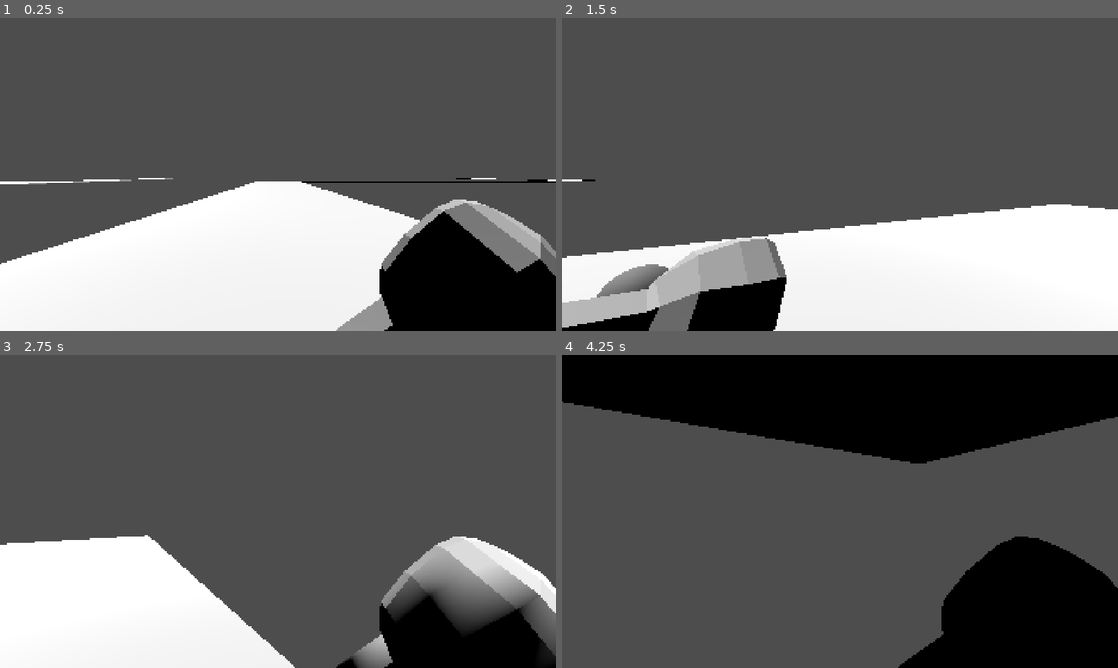
Above: before the commit, frames 1-4 (two rows, left to right).
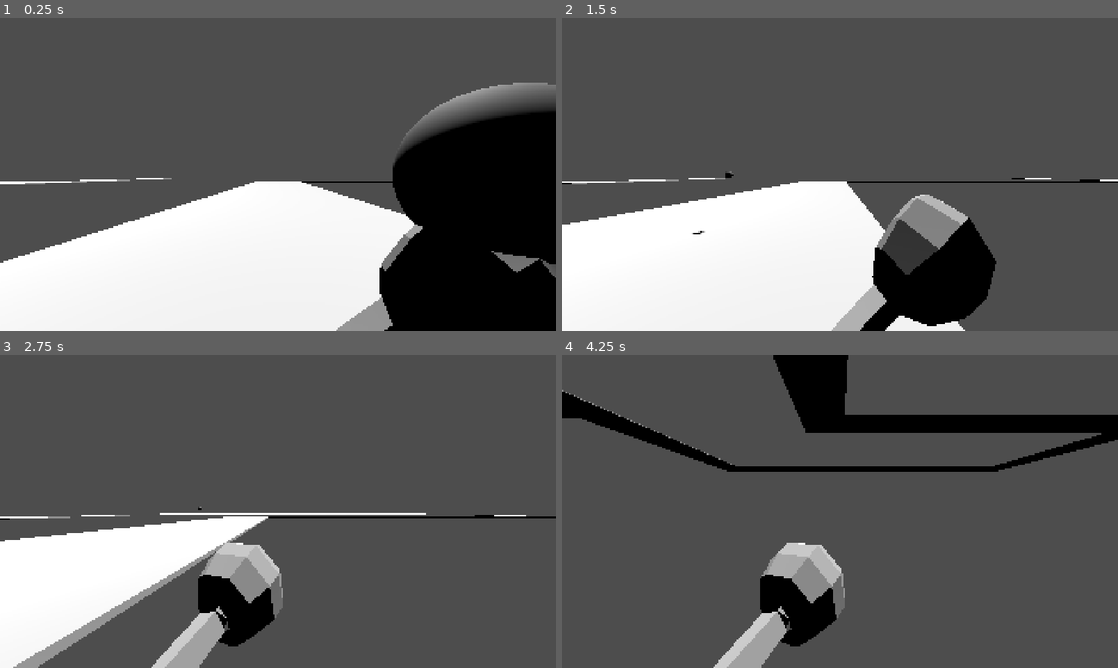
Above: after the commit, the same moments.

Repository: DHazardFenrir/NOTTenissForTwo
Game: Godot game, scene res://scenes/dungeon.tscn
The game is run twice, just before and just after one commit, with the same random seed, the same clock (stepped at 60 frames per second) and the same inputs.
Inputs (mouse positions are in pixels of both pictures, inside the frame that each line leads up to):
- Up to frame 1 (0.25 s): no input
- Up to frame 2 (1.5 s): tap Enter at 0.5 s; move the mouse to (962, 158) at 0.52 s; hold D (right) 0.53-1.28 s; click (962, 158) at 0.6 s; move the mouse to (728, 190) at 1.27 s; hold S (down) from 1.28 s (still down); click (728, 190) at 1.35 s
- Up to frame 3 (2.75 s): move the mouse to (333, 442) at 2.02 s; release S (down) at 2.03 s; hold D (right) from 2.03 s (still down); click (333, 442) at 2.1 s
- Up to frame 4 (4.25 s): move the mouse to (812, 574) at 2.77 s; release D (right) at 2.78 s; hold W (up) 2.78-3.53 s; click (812, 574) at 2.85 s; move the mouse to (1006, 558) at 3.52 s; hold A (left) from 3.53 s (still down); click (1006, 558) at 3.6 s

The runs differ from the first frame. In frame 1, 12% of the frame differs, in the area x 0-100%, y 20-94%; in frame 2, 34%; in frame 3, 24%; in frame 4, 40%, in the area x 0-100%, y 0-100%.

Commit message:
ball works

Diff:
--- a/Racket.gd
+++ /dev/null
@@ -1,87 +0,0 @@
-extends Node3D
-
-var reset_pos: Vector3
-var reset_rot: Vector3
-var tween : Tween
-var busy:= false
-var blocking:= false
-var next_is_reverse:= false
-
-@export var hit_range:= 3.0
-@export var hit_power:= 15.0
-
-func _ready():
-	reset_pos = position
-	reset_rot = rotation_degrees
-	print("Racket Ready", reset_pos)
-
-func _unhandled_input(event):
-	if event is InputEventMouseButton:
-
-		if event.button_index == MOUSE_BUTTON_LEFT and event.pressed:
-			if not busy and not blocking:
-				if next_is_reverse:
-					reverse()
-				else:
-					swing()
-				next_is_reverse = not next_is_reverse
-
-
-		if event.button_index == MOUSE_BUTTON_RIGHT:
-			if event.pressed:
-				shield_up()
-			else:
-				shield_down()
-
-
-func swing():
-	busy = true
-	new_tween()
-	add_step(Vector3(0.1,0.1,0.15), Vector3(0,-40,60),0.10)
-	tween.tween_callback(hit_balls)
-	add_step(Vector3(-0.5,0.1,0.0), Vector3(0,90,60),0.14)
-	add_step(Vector3(-0.5,0.1,0.0), Vector3(0,90,60),0.14)
-	add_step(Vector3.ZERO, Vector3.ZERO, 0.2)
-	tween.tween_callback(func():busy=false)
-
-func reverse():
-	busy = true
-	new_tween()
-	add_step(Vector3(-0.6, 0.1, 0.15), Vector3(0, 40, 60), 0.10)
-	tween.tween_callback(hit_balls)
-	add_step(Vector3(-0.5,0.1,0.0), Vector3(0,90,60),0.14)
-	add_step(Vector3(0.0, 0.1, 0.0), Vector3(0, -90, 60), 0.14)
-	add_step(Vector3.ZERO, Vector3.ZERO, 0.2)
-	tween.tween_callback(func(): busy = false)
-
-func shield_up():
-	blocking = true
-	busy = false
-	new_tween()
-	add_step(Vector3(-0.3,0.25,0.0), Vector3(0,0,90),0.1)
-
-func shield_down():
-	blocking = false
-	new_tween()
-	add_step(Vector3.ZERO, Vector3.ZERO, 0.12)
-
-func add_step(pos_off: Vector3, rot_off:Vector3, time:float):
-	tween.tween_property(self, "position",reset_pos +pos_off, time)
-	tween.parallel().tween_property(self, "rotation_degrees", reset_rot+rot_off, time)
-
-func new_tween():
-	if tween:
-		tween.kill()
-	tween = create_tween()
-
-func hit_balls():
-	var cam:= get_viewport().get_camera_3d()
-	var forward := -cam.global_basis.z
-	for ball in get_tree().get_nodes_in_group("ball"):
-		var to_ball: Vector3 = ball.global_position - cam.global_position
-		if to_ball.length() < hit_range and to_ball.normalized().dot(forward) > 0.3:
-			var dir:= forward
-			if is_instance_valid(ball.thrower):
-				dir = (ball.thrower.global_position + Vector3.UP *  0.5 - ball.global_position).normalized()
-				ball.linear_velocity = dir * hit_power
-				ball.reflected = true
--- a/player.gd
+++ /dev/null
@@ -1,27 +0,0 @@
-extends CharacterBody3D
-
-@export var speed := 6.0
-@export var turn_speed := 150.0   # grados por segundo
-@export var gravity := 20.0
-
-func _physics_process(delta):
-	# Girar con izquierda/derecha
-	var turn := Input.get_axis("right", "left")
-	rotate_y(deg_to_rad(turn * turn_speed * delta))
-
-	# "Adelante" = hacia donde mira la cámara (sin inclinación)
-	var cam := get_viewport().get_camera_3d()
-	var fwd := -cam.global_basis.z
-	fwd.y = 0
-	fwd = fwd.normalized()
-
-	var forward := Input.get_axis("down", "up")
-	var dir := fwd * forward
-
-	velocity.x = dir.x * speed
-	velocity.z = dir.z * speed
-
-	if not is_on_floor():
-		velocity.y -= gravity * delta
-
-	move_and_slide()
--- a/project.godot
+++ b/project.godot
@@ -26,6 +26,9 @@
 
 PongPaddle="Paddles in Pong world"
 PongOut="The outside limits for pong (for scoring)"
+Player="Player character (in 3d)"
+Actors="Nodes that are either players, enemies, bosses, npc's."
+Ball="Ball objects (in 3d)"
 
 [input]
 
--- a/ball.gd
+++ b/scenes/Ball/ball.gd
@@ -6,16 +6,17 @@
 func _ready() -> void:
 	add_to_group("ball")
 	body_entered.connect(_on_body_entered)
-	get_tree().create_timer(8.0).timeout.connect(queue_free)
+	#get_tree().create_timer(8.0).timeout.connect(queue_free)
 
 func _on_body_entered(body):
-	if reflected and body.is_in_group("enemy"):
-		 # -- damage ---
-		queue_free()
-	elif not reflected and body.is_in_group("player"):
-		# -- damage --
-		queue_free()
-
+	#print("Entering ", body.name)
+	#if body.is_in_group("Actors"):
+		#print(body)
+		#var away = global_position - body.global_position
+		#print(away)
+		#var direction = away.normalized()
+		#apply_central_impulse(direction * 1)
+	pass
 
 # Called every frame. 'delta' is the elapsed time since the previous frame.
 func _process(delta: float) -> void:
--- a/scenes/ball.tscn
+++ b/scenes/Ball/ball.tscn
@@ -1,11 +1,6 @@
 [gd_scene format=3 uid="uid://b52p6bx8nl548"]
 
-[ext_resource type="Script" uid="uid://b8t0t6ycj3ccn" path="res://ball.gd" id="1_7s4qf"]
-
-[sub_resource type="PhysicsMaterial" id="PhysicsMaterial_um4cd"]
-friction = 0.2
-bounce = 0.9
-absorbent = true
+[ext_resource type="Script" uid="uid://b8t0t6ycj3ccn" path="res://scenes/Ball/ball.gd" id="1_7s4qf"]
 
 [sub_resource type="SphereMesh" id="SphereMesh_3uqnd"]
 radius = 0.15
@@ -14,8 +9,10 @@
 [sub_resource type="SphereShape3D" id="SphereShape3D_3uqnd"]
 radius = 0.2
 
-[node name="Ball" type="RigidBody3D" unique_id=2122994294]
-physics_material_override = SubResource("PhysicsMaterial_um4cd")
+[node name="Ball" type="RigidBody3D" unique_id=2122994294 groups=["Ball"]]
+axis_lock_linear_y = true
+axis_lock_angular_y = true
+mass = 0.1
 gravity_scale = 0.0
 continuous_cd = true
 contact_monitor = true
--- a/scenes/ClassicPong/World/pong_world.tscn
+++ b/scenes/ClassicPong/World/pong_world.tscn
@@ -962,7 +962,7 @@
 debug_color = Color(0.97269136, 0, 0.44259292, 0.41960785)
 
 [node name="NormalGameTimer" type="Timer" parent="." unique_id=969085250]
-wait_time = 20.0
+wait_time = 30.0
 one_shot = true
 autostart = true
 
--- /dev/null
+++ b/scenes/Player/player.gd
@@ -0,0 +1,44 @@
+extends CharacterBody3D
+
+@export var speed := 6.0
+@export var turn_speed := 150.0   # grados por segundo
+@export var gravity := 20.0
+@export var swinging := false
+@export var swingPower := 1.0
+@onready var animation_player: AnimationPlayer = $AnimationPlayer
+
+func _physics_process(delta):
+	# Girar con izquierda/derecha
+	#var turn := Input.get_axis("right", "left")
+	#rotate_y(deg_to_rad(turn * turn_speed * delta))
+
+	# "Adelante" = hacia donde mira la cámara (sin inclinación)
+	var cam := get_viewport().get_camera_3d()
+	#var fwd := -cam.global_basis.z
+	#fwd.y = 0
+	#fwd = fwd.normalized()
+
+	var input_dir : Vector2 = Input.get_vector("left", "right", "up", "down")
+	var direction: Vector3 = (transform.basis * Vector3(input_dir.x, 0, input_dir.y)).normalized()
+
+	velocity.x = direction.x * speed
+	velocity.z = direction.z * speed
+
+	if not is_on_floor():
+		velocity.y -= gravity * delta
+	if Input.is_action_just_pressed("attack"):
+		_swing()
+	move_and_slide()
+
+func _swing() -> void:
+	animation_player.play("Swing")
+
+
+func _on_hitbox_body_entered(body: Node3D) -> void:
+	print(body)
+	if body.is_in_group("Ball"):
+		var dir := -global_basis.z          # player's facing direction
+		dir.y = 0.2                         # optional slight lift
+		body.linear_velocity = Vector3.ZERO # stop it so the hit feels consistent
+		body.apply_central_impulse(dir.normalized() * swingPower)
+		body.reflected = true
--- /dev/null
+++ b/scenes/Player/player.tscn
@@ -0,0 +1,152 @@
+[gd_scene format=3 uid="uid://bdcbl87t7lit2"]
+
+[ext_resource type="Script" uid="uid://bbr5imiyyjbpr" path="res://scenes/Player/player.gd" id="1_gqjuk"]
+[ext_resource type="PackedScene" uid="uid://be6upmxpw36i8" path="res://SM_Prop_Lute_01.fbx" id="2_c4h5g"]
+[ext_resource type="Script" uid="uid://cwgbm60wxxkai" path="res://scenes/Racket/Racket.gd" id="3_uiqp4"]
+
+[sub_resource type="CapsuleShape3D" id="CapsuleShape3D_3uqnd"]
+
+[sub_resource type="CapsuleMesh" id="CapsuleMesh_3uqnd"]
+
+[sub_resource type="Animation" id="Animation_gqjuk"]
+length = 0.001
+tracks/0/type = "value"
+tracks/0/imported = false
+tracks/0/enabled = true
+tracks/0/path = NodePath("Head/Camera3D/SM_Prop_Lute_01:position")
+tracks/0/interp = 1
+tracks/0/loop_wrap = true
+tracks/0/keys = {
+"times": PackedFloat32Array(0),
+"transitions": PackedFloat32Array(1),
+"update": 0,
+"values": [Vector3(0.201, -0.33356416, -0.42691714)]
+}
+tracks/1/type = "value"
+tracks/1/imported = false
+tracks/1/enabled = true
+tracks/1/path = NodePath("Head/Camera3D/SM_Prop_Lute_01:rotation")
+tracks/1/interp = 1
+tracks/1/loop_wrap = true
+tracks/1/keys = {
+"times": PackedFloat32Array(0),
+"transitions": PackedFloat32Array(1),
+"update": 0,
+"values": [Vector3(-0.3124139, -3.138102, -2.2985985)]
+}
+tracks/2/type = "value"
+tracks/2/imported = false
+tracks/2/enabled = true
+tracks/2/path = NodePath(".:swinging")
+tracks/2/interp = 1
+tracks/2/loop_wrap = true
+tracks/2/keys = {
+"times": PackedFloat32Array(0),
+"transitions": PackedFloat32Array(1),
+"update": 1,
+"values": [false]
+}
+tracks/3/type = "value"
+tracks/3/imported = false
+tracks/3/enabled = true
+tracks/3/path = NodePath("Hitbox:monitoring")
+tracks/3/interp = 1
+tracks/3/loop_wrap = true
+tracks/3/keys = {
+"times": PackedFloat32Array(0),
+"transitions": PackedFloat32Array(1),
+"update": 1,
+"values": [false]
+}
+
+[sub_resource type="Animation" id="Animation_c4h5g"]
+resource_name = "Swing"
+tracks/0/type = "value"
+tracks/0/imported = false
+tracks/0/enabled = true
+tracks/0/path = NodePath("Head/Camera3D/SM_Prop_Lute_01:position")
+tracks/0/interp = 1
+tracks/0/loop_wrap = true
+tracks/0/keys = {
+"times": PackedFloat32Array(0, 0.2039536, 0.6011264, 1),
+"transitions": PackedFloat32Array(1, 1, 1, 1),
+"update": 0,
+"values": [Vector3(0.201, -0.33356416, -0.42691714), Vector3(0.18058494, -0.21979785, -0.50852054), Vector3(-0.1690087, -0.27655947, -0.44486892), Vector3(0.201, -0.33356416, -0.42691714)]
+}
+tracks/1/type = "value"
+tracks/1/imported = false
+tracks/1/enabled = true
+tracks/1/path = NodePath("Head/Camera3D/SM_Prop_Lute_01:rotation")
+tracks/1/interp = 1
+tracks/1/loop_wrap = true
+tracks/1/keys = {
+"times": PackedFloat32Array(0, 0.2039536, 0.6011264, 1),
+"transitions": PackedFloat32Array(1, 1, 1, 1),
+"update": 0,
+"values": [Vector3(-0.3124139, -3.138102, -2.2985985), Vector3(0.53482676, -2.7416782, -2.4174054), Vector3(0.3856244, -1.8984424, -1.729408), Vector3(-0.3124139, -3.138102, -2.2985985)]
+}
+tracks/2/type = "value"
+tracks/2/imported = false
+tracks/2/enabled = true
+tracks/2/path = NodePath(".:swinging")
+tracks/2/interp = 1
+tracks/2/loop_wrap = true
+tracks/2/keys = {
+"times": PackedFloat32Array(0, 0.2, 0.6, 1),
+"transitions": PackedFloat32Array(1, 1, 1, 1),
+"update": 1,
+"values": [false, true, false, false]
+}
+tracks/3/type = "value"
+tracks/3/imported = false
+tracks/3/enabled = true
+tracks/3/path = NodePath("Hitbox:monitoring")
+tracks/3/interp = 1
+tracks/3/loop_wrap = true
+tracks/3/keys = {
+"times": PackedFloat32Array(0, 0.2, 0.6, 1),
+"transitions": PackedFloat32Array(1, 1, 1, 1),
+"update": 1,
+"values": [false, true, false, false]
+}
+
+[sub_resource type="AnimationLibrary" id="AnimationLibrary_uiqp4"]
+_data = {
+&"RESET": SubResource("Animation_gqjuk"),
+&"Swing": SubResource("Animation_c4h5g")
+}
+
+[sub_resource type="BoxShape3D" id="BoxShape3D_5y5st"]
+size = Vector3(3, 1.5, 2)
+
+[node name="Player" type="CharacterBody3D" unique_id=907270912 groups=["Actors", "Player"]]
+script = ExtResource("1_gqjuk")
+
+[node name="CollisionShape3D" type="CollisionShape3D" parent="." unique_id=153138377]
+shape = SubResource("CapsuleShape3D_3uqnd")
+
+[node name="MeshInstance3D" type="MeshInstance3D" parent="." unique_id=2111521639]
+mesh = SubResource("CapsuleMesh_3uqnd")
+
+[node name="Head" type="Node3D" parent="." unique_id=1588145066]
+
+[node name="Camera3D" type="Camera3D" parent="Head" unique_id=1592888888]
+transform = Transform3D(1, 0, 0, 0, 1, 0, 0, 0, 1, 0, 0.5, -0.5)
+
+[node name="SM_Prop_Lute_01" parent="Head/Camera3D" unique_id=1832657628 instance=ExtResource("2_c4h5g")]
+transform = Transform3D(0.33221257, -0.2578348, -0.0024247882, -0.35524836, -0.21839508, 0.22437032, -0.1159024, -0.069640115, -0.6946597, 0.201, -0.33356416, -0.42691714)
+script = ExtResource("3_uiqp4")
+
+[node name="AnimationPlayer" type="AnimationPlayer" parent="." unique_id=370463886 groups=["Actors", "Player"]]
+callback_mode_process = 0
+libraries/ = SubResource("AnimationLibrary_uiqp4")
+
+[node name="Hitbox" type="Area3D" parent="." unique_id=2120845986 groups=["Actors", "Player"]]
+transform = Transform3D(1, 0, 0, 0, 1, 0, 0, 0, 1, 0, 0.46055126, -1.7616208)
+monitoring = false
+
+[node name="CollisionShape3D" type="CollisionShape3D" parent="Hitbox" unique_id=841061637 groups=["Actors", "Player"]]
+shape = SubResource("BoxShape3D_5y5st")
+debug_color = Color(0.57812035, 0.9980262, 0.32417992, 0.41960785)
+
+[connection signal="body_entered" from="Hitbox" to="." method="_on_hitbox_body_entered"]
--- /dev/null
+++ b/scenes/Racket/Racket.gd
@@ -0,0 +1,89 @@
+# Lo lamento gold, voy a probar animations
+extends Node3D
+#
+#var reset_pos: Vector3
+#var reset_rot: Vector3
+#var tween : Tween
+#var busy:= false
+#var blocking:= false
+#var next_is_reverse:= false
+#
+#@export var hit_range:= 3.0
+#@export var hit_power:= 15.0
+#
+#func _ready():
+	#reset_pos = position
+	#reset_rot = rotation_degrees
+	#print("Racket Ready", reset_pos)
+#
+#func _unhandled_input(event):
+	#if event is InputEventMouseButton:
+#
+		#if event.button_index == MOUSE_BUTTON_LEFT and event.pressed:
+			#if not busy and not blocking:
+				#if next_is_reverse:
+					#reverse()
+				#else:
+					#swing()
+				#next_is_reverse = not next_is_reverse
+#
+#
+		#if event.button_index == MOUSE_BUTTON_RIGHT:
+			#if event.pressed:
+				#shield_up()
+			#else:
+				#shield_down()
+#
+#
+#func swing():
+	#busy = true
+	#new_tween()
+	#add_step(Vector3(0.1,0.1,0.15), Vector3(0,-40,60),0.10)
+	#tween.tween_callback(hit_balls)
+	#add_step(Vector3(-0.5,0.1,0.0), Vector3(0,90,60),0.14)
+	#add_step(Vector3(-0.5,0.1,0.0), Vector3(0,90,60),0.14)
+	#add_step(Vector3.ZERO, Vector3.ZERO, 0.2)
+	#tween.tween_callback(func():busy=false)
+#
+#func reverse():
+	#busy = true
+	#new_tween()
+	#add_step(Vector3(-0.6, 0.1, 0.15), Vector3(0, 40, 60), 0.10)
+	#tween.tween_callback(hit_balls)
+	#add_step(Vector3(-0.5,0.1,0.0), Vector3(0,90,60),0.14)
+	#add_step(Vector3(0.0, 0.1, 0.0), Vector3(0, -90, 60), 0.14)
+	#add_step(Vector3.ZERO, Vector3.ZERO, 0.2)
+	#tween.tween_callback(func(): busy = false)
+#
+#func shield_up():
+	#blocking = true
+	#busy = false
+	#new_tween()
+	#add_step(Vector3(-0.3,0.25,0.0), Vector3(0,0,90),0.1)
+#
+#func shield_down():
+	#blocking = false
+	#new_tween()
+	#add_step(Vector3.ZERO, Vector3.ZERO, 0.12)
+	#
+#func add_step(pos_off: Vector3, rot_off:Vector3, time:float):
+	#tween.tween_property(self, "position",reset_pos +pos_off, time)
+	#tween.parallel().tween_property(self, "rotation_degrees", reset_rot+rot_off, time)
+#
+#func new_tween():
+	#if tween:
+		#tween.kill()
+	#tween = create_tween()
+#
+#func hit_balls():
+	#var cam:= get_viewport().get_camera_3d()
+	#var forward := -cam.global_basis.z
+	#for ball in get_tree().get_nodes_in_group("ball"):
+		#var to_ball: Vector3 = ball.global_position - cam.global_position
+		#if to_ball.length() < hit_range and to_ball.normalized().dot(forward) > 0.3:
+			#var dir:= forward
+			#if is_instance_valid(ball.thrower):
+				#dir = (ball.thrower.global_position + Vector3.UP *  0.5 - ball.global_position).normalized()
+				#ball.linear_velocity = dir * hit_power
+				#ball.reflected = true
+	#
--- /dev/null
+++ b/scenes/Racket/racket.tscn
@@ -0,0 +1,5 @@
+[gd_scene format=3 uid="uid://ejdqv2b1g4fb"]
+
+[ext_resource type="PackedScene" uid="uid://be6upmxpw36i8" path="res://SM_Prop_Lute_01.fbx" id="1_d608r"]
+
+[node name="Racket" unique_id=1832657628 instance=ExtResource("1_d608r")]
--- a/scenes/dungeon.tscn
+++ b/scenes/dungeon.tscn
@@ -1,9 +1,7 @@
 [gd_scene format=3 uid="uid://bsq560ndbg7dt"]
 
-[ext_resource type="Script" uid="uid://bbr5imiyyjbpr" path="res://player.gd" id="1_ubp1v"]
-[ext_resource type="PackedScene" uid="uid://be6upmxpw36i8" path="res://SM_Prop_Lute_01.fbx" id="2_c4wp1"]
-[ext_resource type="Script" uid="uid://cwgbm60wxxkai" path="res://Racket.gd" id="3_fpimf"]
-[ext_resource type="PackedScene" uid="uid://b52p6bx8nl548" path="res://scenes/ball.tscn" id="4_0wj4k"]
+[ext_resource type="PackedScene" uid="uid://bdcbl87t7lit2" path="res://scenes/Player/player.tscn" id="1_c4wp1"]
+[ext_resource type="PackedScene" uid="uid://b52p6bx8nl548" path="res://scenes/Ball/ball.tscn" id="4_0wj4k"]
 
 [sub_resource type="BoxShape3D" id="BoxShape3D_um4cd"]
 size = Vector3(14, 1, 11.520508)
@@ -11,10 +9,6 @@
 [sub_resource type="BoxMesh" id="BoxMesh_1oshd"]
 
 [sub_resource type="StandardMaterial3D" id="StandardMaterial3D_um4cd"]
-
-[sub_resource type="CapsuleShape3D" id="CapsuleShape3D_3uqnd"]
-
-[sub_resource type="CapsuleMesh" id="CapsuleMesh_3uqnd"]
 
 [node name="Dungeon" type="Node3D" unique_id=652314026]
 
@@ -610,26 +604,10 @@
 transform = Transform3D(-0.8660254, -0.43301278, 0.25, 0, 0.49999997, 0.86602545, -0.50000006, 0.75, -0.43301266, 5.742964, 4.804682, 0)
 shadow_enabled = true
 
-[node name="Player" type="CharacterBody3D" parent="." unique_id=2059101078]
-transform = Transform3D(1, 0, 0, 0, 1, 0, 0, 0, 1, 0, -0.22263336, 0)
-script = ExtResource("1_ubp1v")
-
-[node name="CollisionShape3D" type="CollisionShape3D" parent="Player" unique_id=1538749170]
-transform = Transform3D(1, 0, 0, 0, 1, 0, 0, 0, 1, 0, 1.2484818, 0)
-shape = SubResource("CapsuleShape3D_3uqnd")
-
-[node name="MeshInstance3D" type="MeshInstance3D" parent="Player" unique_id=1727999637]
-transform = Transform3D(1, 0, 0, 0, 1, 0, 0, 0, 1, 0, 1.233424, 0)
-mesh = SubResource("CapsuleMesh_3uqnd")
-
-[node name="Head" type="Node3D" parent="Player" unique_id=1343842640]
-
-[node name="Camera3D" type="Camera3D" parent="Player/Head" unique_id=1064385905]
-transform = Transform3D(1, 0, 0, 0, 1, 0, 0, 0, 1, 0, 1.7695084, -0.2535019)
-
-[node name="SM_Prop_Lute_01" parent="Player/Head/Camera3D" unique_id=1240641287 instance=ExtResource("2_c4wp1")]
-transform = Transform3D(0.33288577, -0.25873202, -0.0024282772, -0.35596824, -0.21915507, 0.22469318, -0.11613729, -0.06988246, -0.6956592, 0.201, -0.33356416, -0.42691714)
-script = ExtResource("3_fpimf")
+[node name="Player" parent="." unique_id=907270912 instance=ExtResource("1_c4wp1")]
+transform = Transform3D(1, 0, 0, 0, 1, 0, 0, 0, 1, 0, 1.5, 0)
 
 [node name="Ball" parent="." unique_id=2122994294 instance=ExtResource("4_0wj4k")]
-transform = Transform3D(1, 0, 0, 0, 1, 0, 0, 0, 1, 0.37742248, 1.4314743, -0.8655387)
+transform = Transform3D(1, 0, 0, 0, 1, 0, 0, 0, 1, 0.377, 2, -0.866)
+
+[editable path="Player"]
Renamed: ball.gd.uid -> scenes/Ball/ball.gd.uid
Renamed: scenes/Ball/pong_ball.gd -> scenes/ClassicPong/Ball/pong_ball.gd
Renamed: scenes/Ball/pong_ball.gd.uid -> scenes/ClassicPong/Ball/pong_ball.gd.uid
Renamed: scenes/Ball/pong_ball.tscn -> scenes/ClassicPong/Ball/pong_ball.tscn
Renamed: player.gd.uid -> scenes/Player/player.gd.uid
Renamed: Racket.gd.uid -> scenes/Racket/Racket.gd.uid
